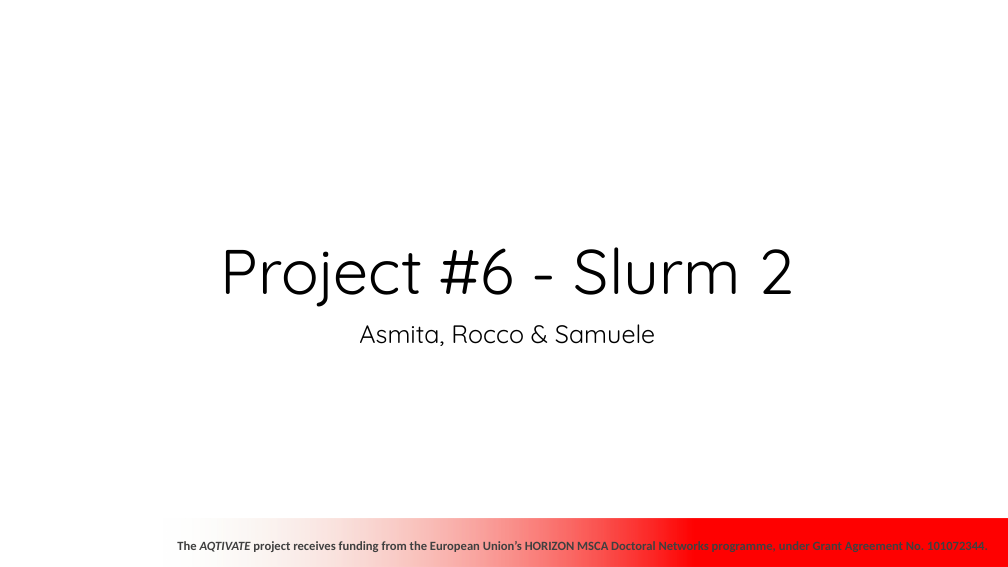
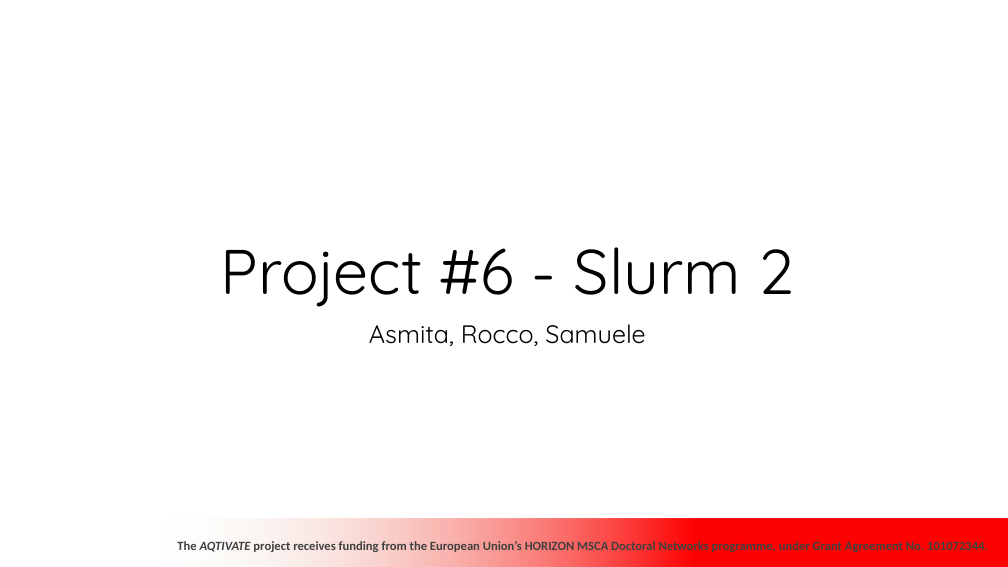
Before and after one commit to samuelepedrielli/AQTIVATEWORKSHOP1, a slide deck: slide 1 of Slurm 2.pptx. Drawn at 1008x567 pixels with LibreOffice and Linux fonts; fonts in the diff are those of the drawing; background and template pictures are left out. Boxes give left, top, right and bottom in pixels: in the first picture for what was removed or moved away, otherwise in the second. Text is boxed around its words. In the diff, an @@ line names an element or a change of style, - is before the commit and + after.

```diff
--- a/Slurm 2.pptx
+++ b/Slurm 2.pptx
@@ subtitle at box(369, 324, 645, 346): text changed @@
-Asmita, Rocco & Samuele
+Asmita, Rocco, Samuele
```
Also in this commit, not shown: 2 other slides changed.
